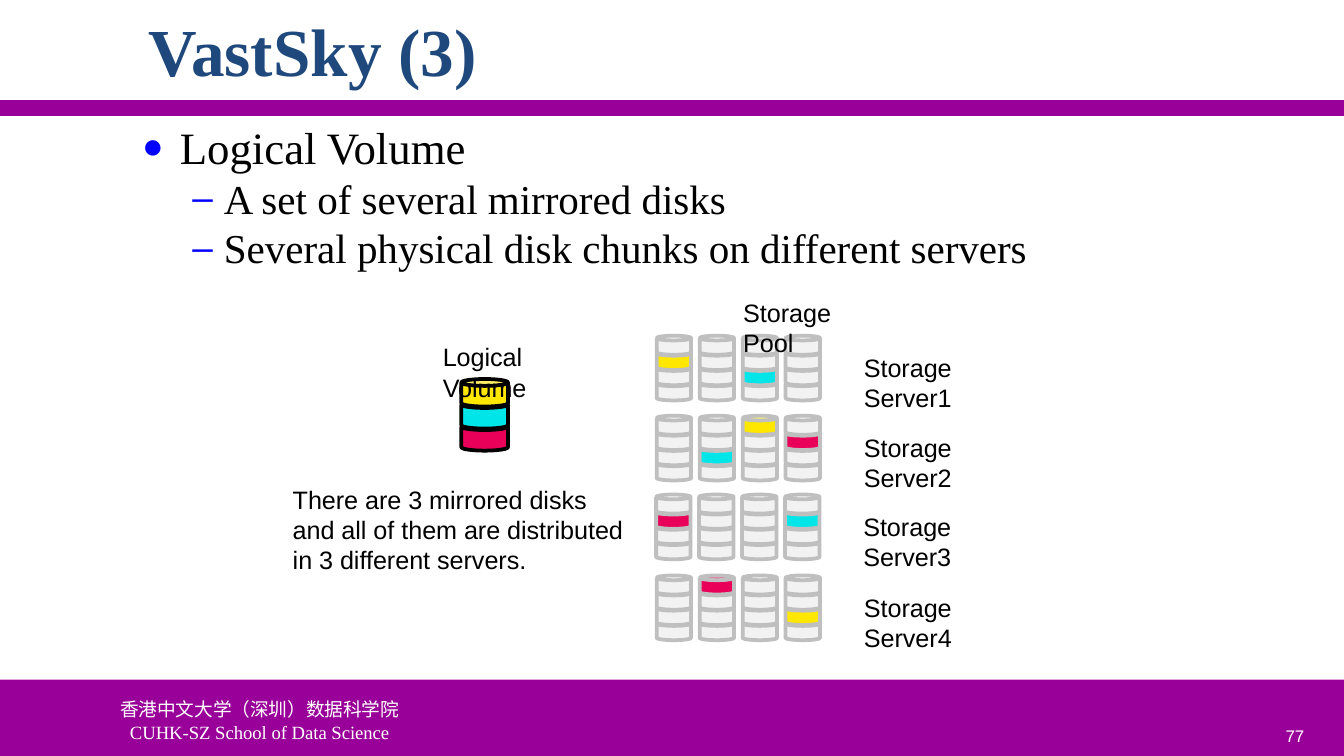
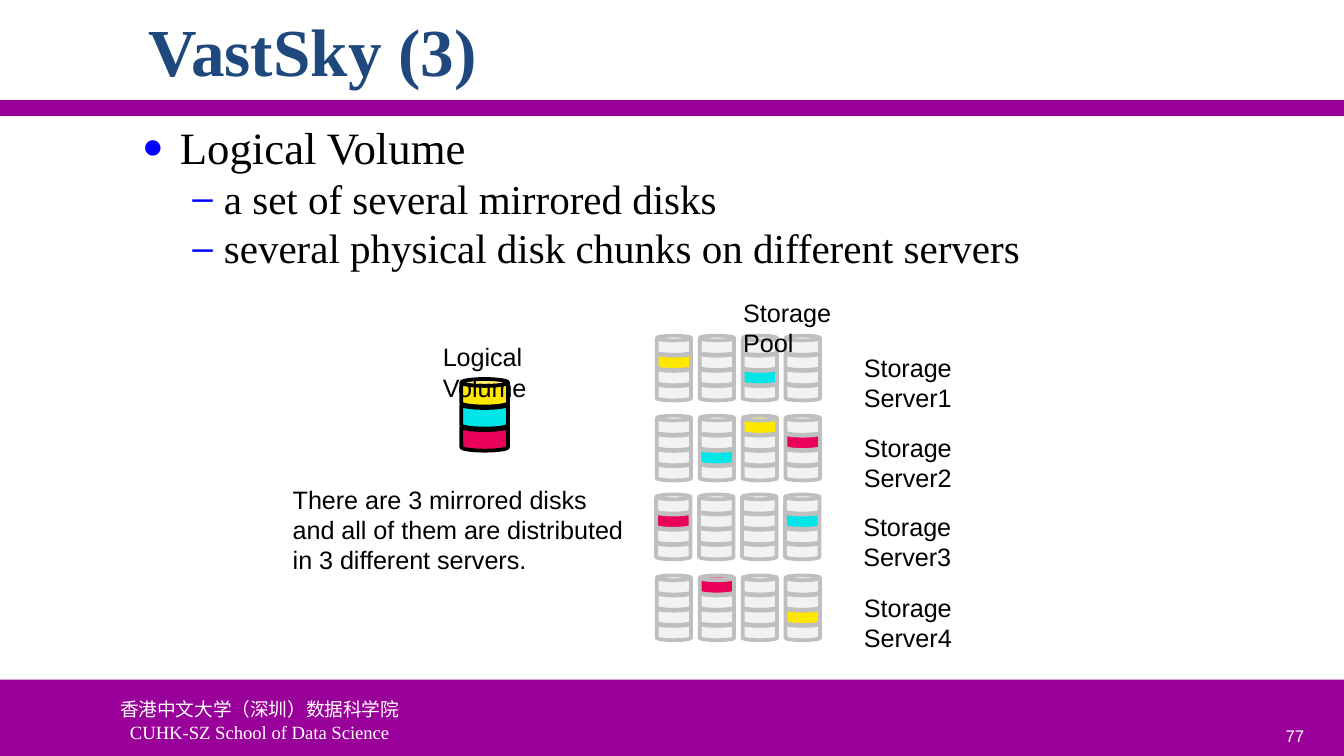
Before and after one commit to ychung1103/ychung1103.github.io, a slide deck: slide 77 of Slides/CSC6103/VT-05 Storage Virtualization.pptx. Drawn at 1344x756 pixels with LibreOffice and Linux fonts; fonts in the diff are those of the drawing; background and template pictures are left out. Boxes give left, top, right and bottom in pixels: in the first picture for what was removed or moved away, otherwise in the second. Text is boxed around its words. In the diff, an @@ line names an element or a change of style, - is before the commit and + after.

```diff
--- a/Slides/CSC6103/VT-05 Storage Virtualization.pptx
+++ b/Slides/CSC6103/VT-05 Storage Virtualization.pptx
@@ text at [224, 185, 1020, 271]: text changed @@
-  – A set of several mirrored disks
-  – Several physical disk chunks on different servers
+  – a set of several mirrored disks
+  – several physical disk chunks on different servers
```
Also in this commit, not shown: 22 other slides changed, 1 slide added, 1 other file.
